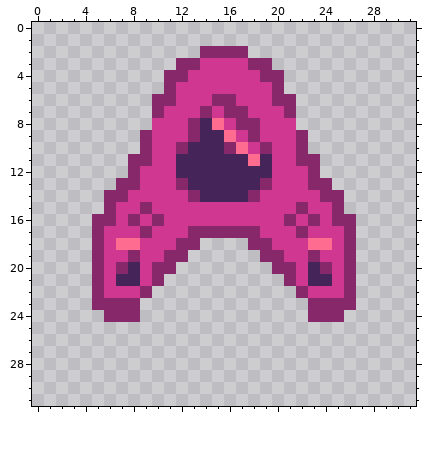
Pixel-art sprite -- player/vaisseau.png. This is how it looked before the edit.
The file is 32x32 pixels.
Once edited:
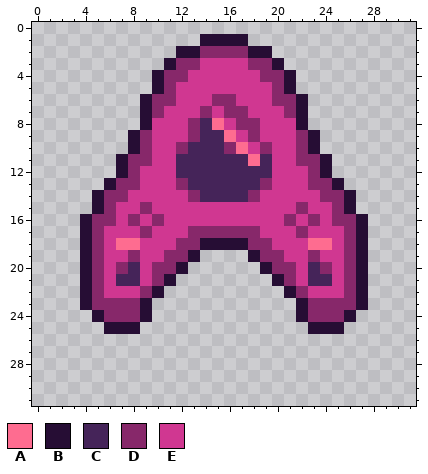
Palette (. is transparent): A #fe6c90  B #260d34  C #452459  D #87286a  E #d03791
Difference:
y 1: x 14..17 .... -> BBBB
y 2: x 12..13 .. -> BB; x 18..19 .. -> BB
y 3: x 11 . -> B; x 20 . -> B
y 4..5: x 10 . -> B; x 21 . -> B
y 6..8: x 9 . -> B; x 22 . -> B
y 9..10: x 8 . -> B; x 23 . -> B
y 11..12: x 7 . -> B; x 24 . -> B
y 13: x 6 . -> B; x 25 . -> B
y 14..15: x 5 . -> B; x 26 . -> B
y 16..17: x 4 . -> B; x 27 . -> B
y 18: x 4 . -> B; x 14..17 .... -> BBBB; x 27 . -> B
y 19: x 4 . -> B; x 13 . -> B; x 18 . -> B; x 27 . -> B
y 20: x 4 . -> B; x 12 . -> B; x 19 . -> B; x 27 . -> B
y 21: x 4 . -> B; x 11 . -> B; x 20 . -> B; x 27 . -> B
y 22: x 4 . -> B; x 10 . -> B; x 21 . -> B; x 27 . -> B
y 23: x 4 . -> B; x 9 . -> B; x 22 . -> B; x 27 . -> B
y 24: x 5 . -> B; x 9 . -> B; x 22 . -> B; x 26 . -> B
y 25: x 6..8 ... -> BBB; x 23..25 ... -> BBB
Pixel boxes of the changes (left, top, right, bottom) in both pictures:
added: (80, 34, 368, 334)
